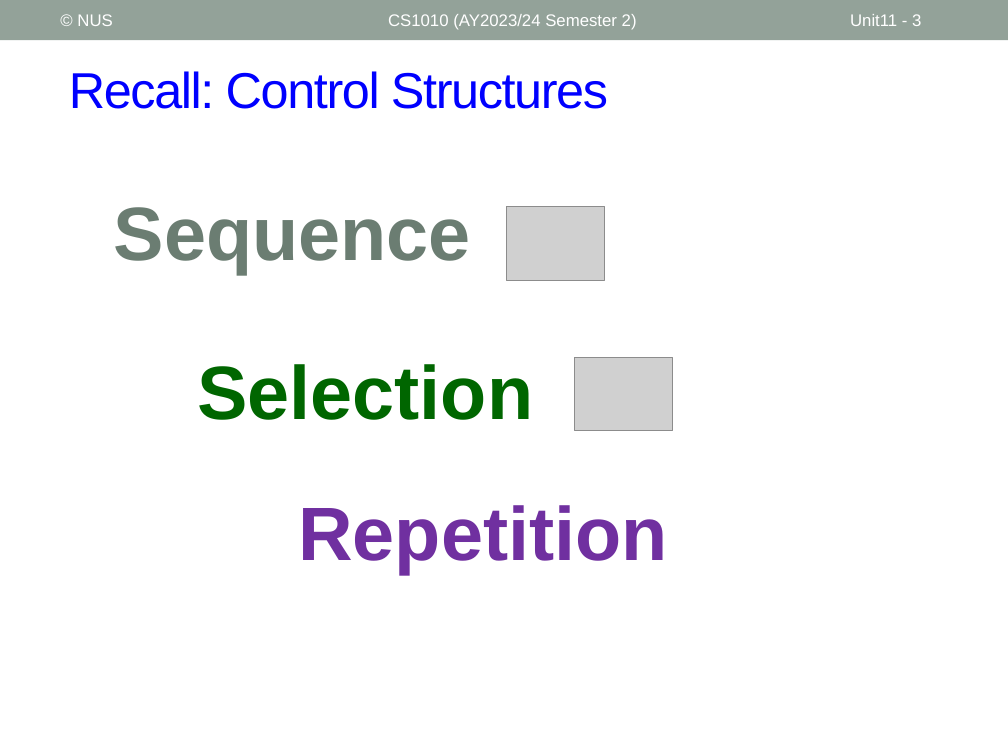
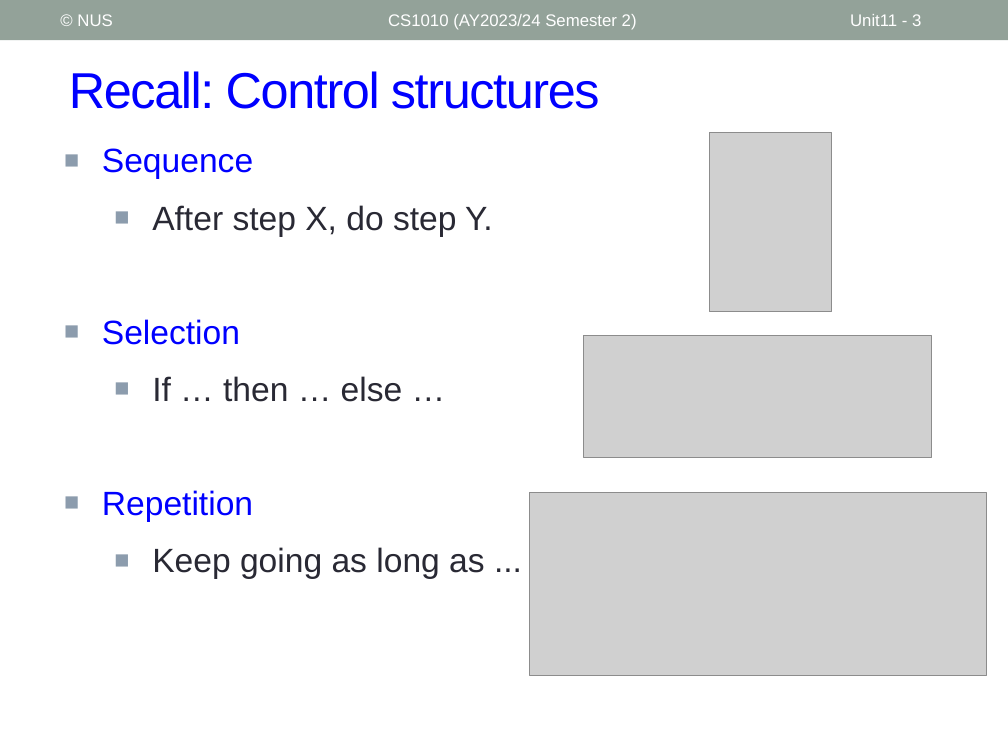
Before and after one commit to nus-cs1010-2425-s2/website, a slide deck: slide 3 of slides/Unit11_Loops.pptx. Drawn at 1008x756 pixels with LibreOffice and Linux fonts; fonts in the diff are those of the drawing; grey boxes stand for pictures. Boxes give left, top, right and bottom in pixels: in the first picture for what was removed or moved away, otherwise in the second. Text is boxed around its words. In the diff, an @@ line names an element or a change of style, - is before the commit and + after.

```diff
--- a/slides/Unit11_Loops.pptx
+++ b/slides/Unit11_Loops.pptx
@@ title at <box>69,71,600,109</box>: text changed @@
-Recall: Control Structures
+Recall: Control structures
@@ text added at <box>102,148,492,579</box>, 24 pt, text #292934 @@
+■ Sequence
+  ■ After step X, do step Y.
+■ Selection
+  ■ If … then … else …
+■ Repetition
+  ■ Keep going as long as ...
@@ picture added at <box>710,132,832,311</box> @@
@@ text removed at <box>114,207,471,274</box> @@
-Sequence
@@ picture removed at <box>507,207,605,280</box> @@
@@ picture removed at <box>575,357,672,430</box> @@
@@ picture added at <box>584,335,931,458</box> @@
@@ text removed at <box>197,364,533,420</box> @@
-Selection
@@ text removed at <box>298,505,667,574</box> @@
-Repetition
@@ picture added at <box>529,493,987,675</box> @@
```
Also in this commit, not shown: 2 other files.
